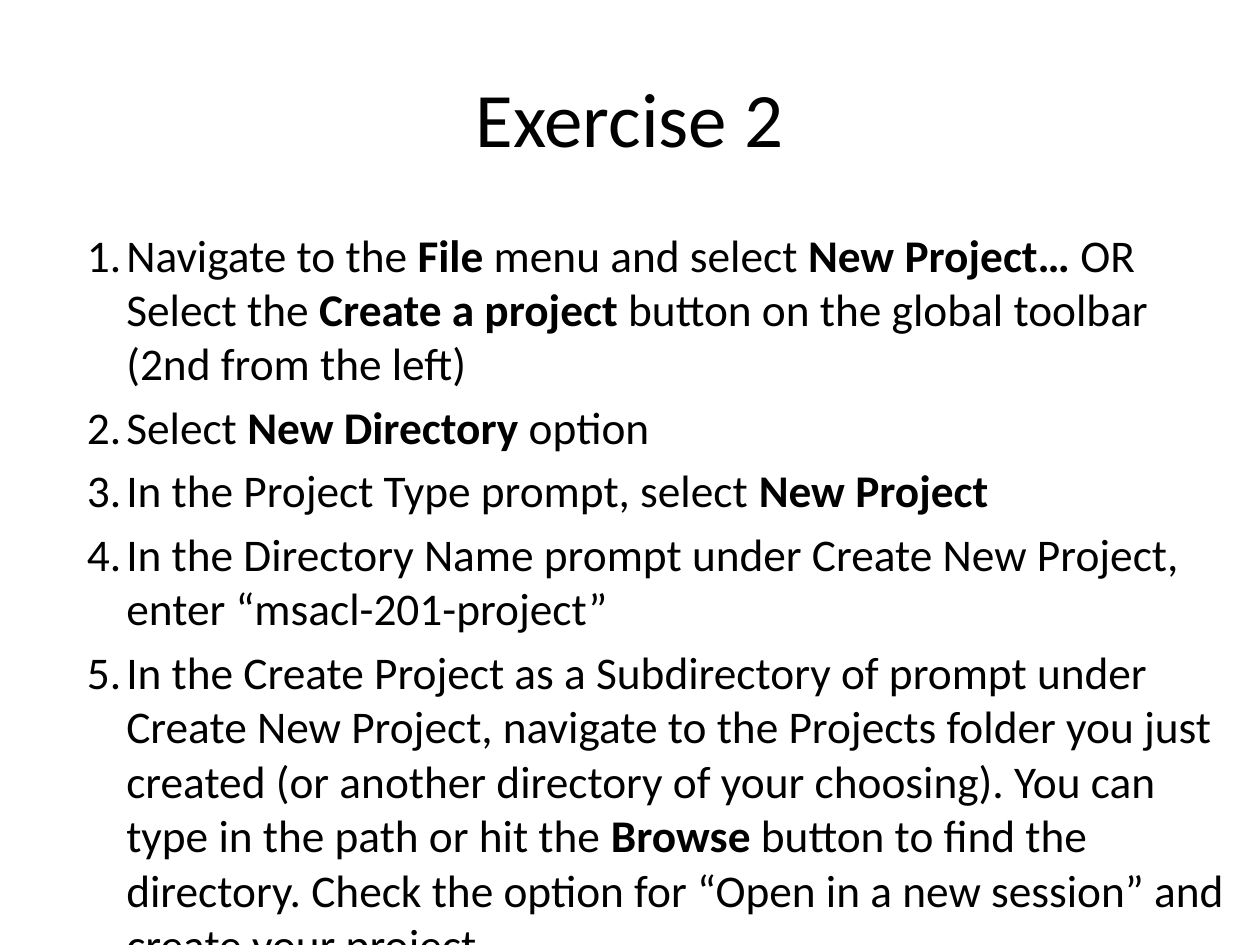
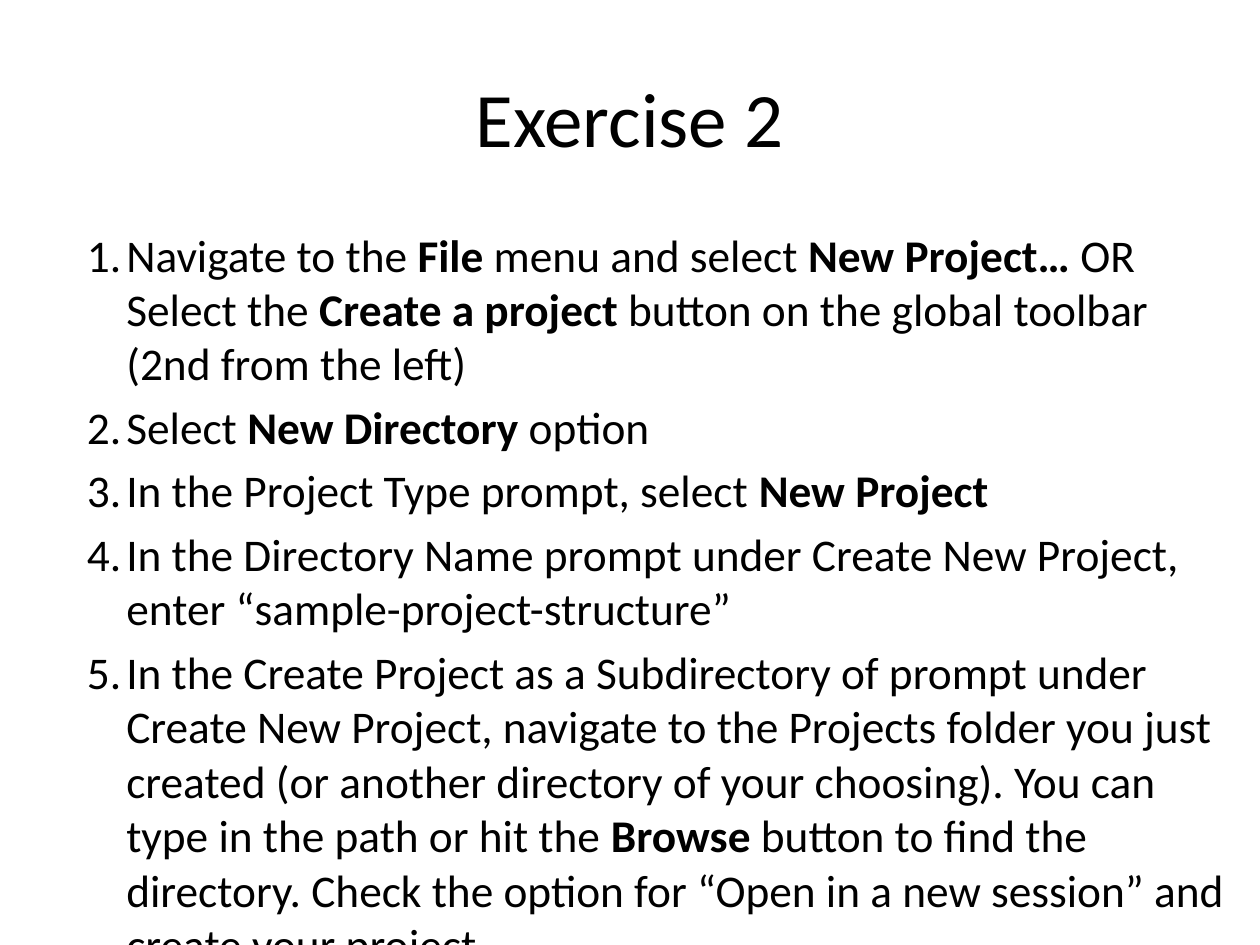
Before and after one commit to pcmathias/MSACL-intermediate-R-course, a slide deck: slide 16 of slides/01---Reproducible-Research.pptx. Drawn at 1260x945 pixels with LibreOffice and Linux fonts; fonts in the diff are those of the drawing. Boxes give left, top, right and bottom in pixels: in the first picture for what was removed or moved away, otherwise in the second. Text is boxed around its words. In the diff, an @@ line names an element or a change of style, - is before the commit and + after.

Commit message:
update lesson 1 slides

```diff
--- a/slides/01---Reproducible-Research.pptx
+++ b/slides/01---Reproducible-Research.pptx
@@ text at (x1=126, y1=539, x2=1178, y2=633): text changed @@
-  4. In the Directory Name prompt under Create New Project, enter “msacl-201-project”
+  4. In the Directory Name prompt under Create New Project, enter “sample-project-structure”
```
Also in this commit, not shown: 1 other file.
